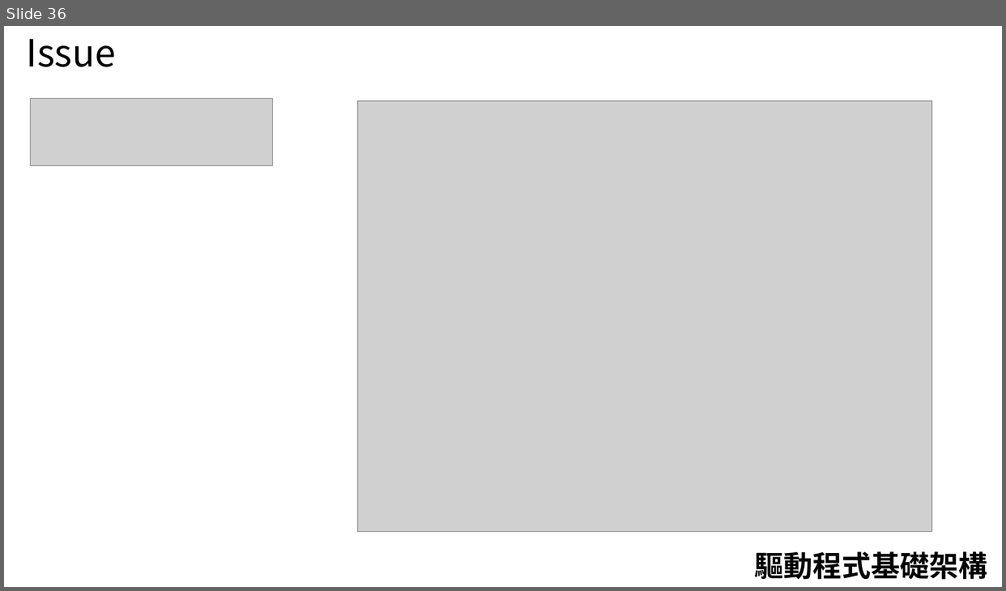
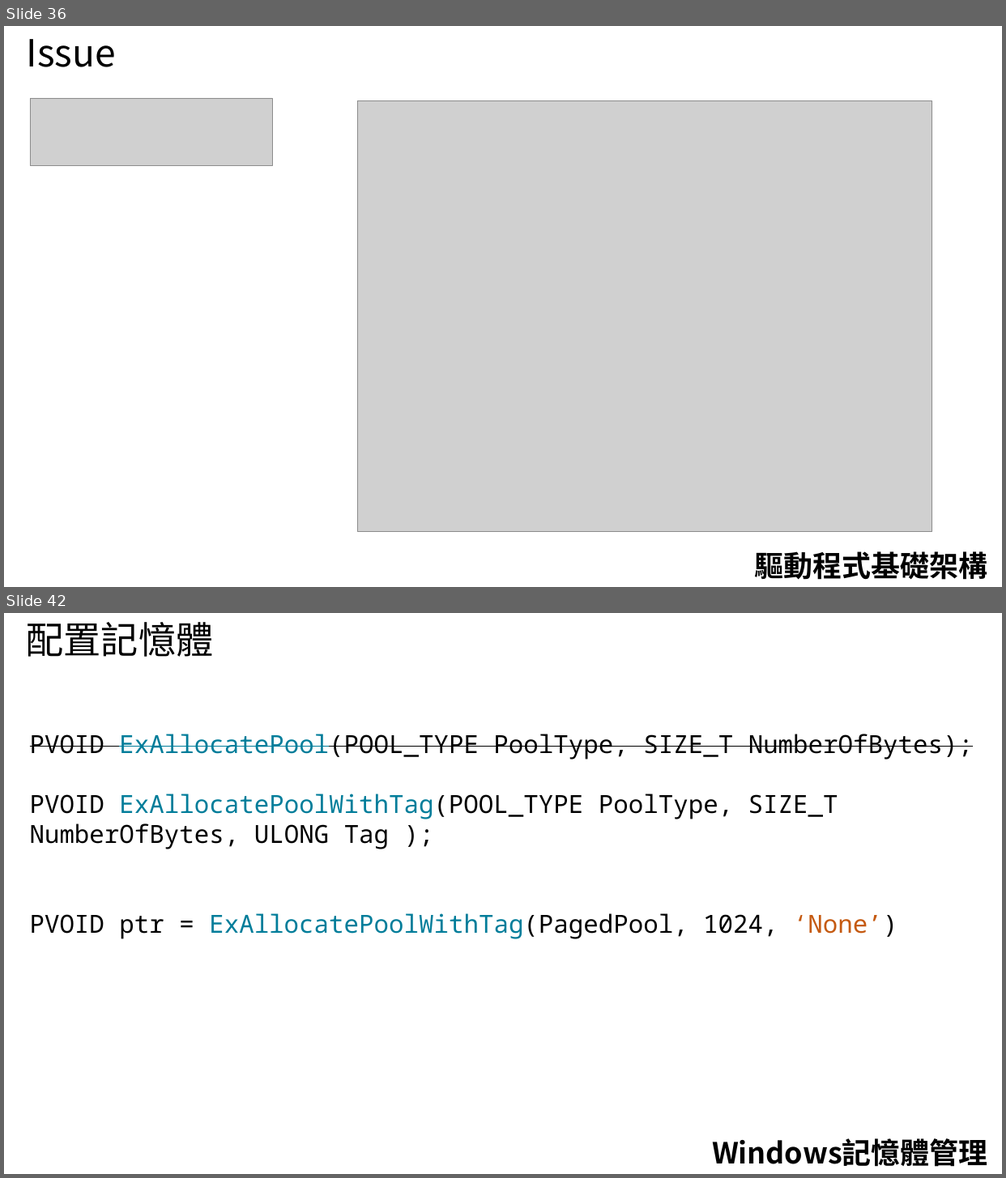
Before and after one commit to 1anhuang/Tutorial, a slide deck: WindowsDriver/Driver(Windows).pptx. Shown one above the other, each under a label of ours: slide 36 before the commit, slides 36 and 42 after it; the slides between them are not shown. The pictures are 1006x591 and 1006x1178 pixels, drawn with LibreOffice and Linux fonts; fonts in the diff are those of the drawing; grey boxes stand for pictures. Boxes give left, top, right and bottom in pixels: in the first picture for what was removed or moved away, otherwise in the second. Text is boxed around its words. In the diff, an @@ line names an element or a change of style, - is before the commit and + after.

```diff
--- a/WindowsDriver/Driver(Windows).pptx
+++ b/WindowsDriver/Driver(Windows).pptx
@@ slide 42 added at (4, 613, 1002, 1174), background #FFFFFF @@
@@ text added at (27, 622, 214, 657), 36 pt, text #000000 @@
+配置記憶體
@@ text added at (30, 734, 973, 939), 24 pt, text #000000 @@
+PVOID ExAllocatePool(POOL_TYPE PoolType, SIZE_T NumberOfBytes);
+PVOID ExAllocatePoolWithTag(POOL_TYPE PoolType, SIZE_T NumberOfBytes, ULONG Tag );
+PVOID ptr = ExAllocatePoolWithTag(PagedPool, 1024, ‘None’)
@@ text added at (712, 1139, 987, 1167), 28 pt, text #000000, bold @@
+Windows記憶體管理
```
Also in this commit, not shown: 1 slide changed, 10 other slides added.
